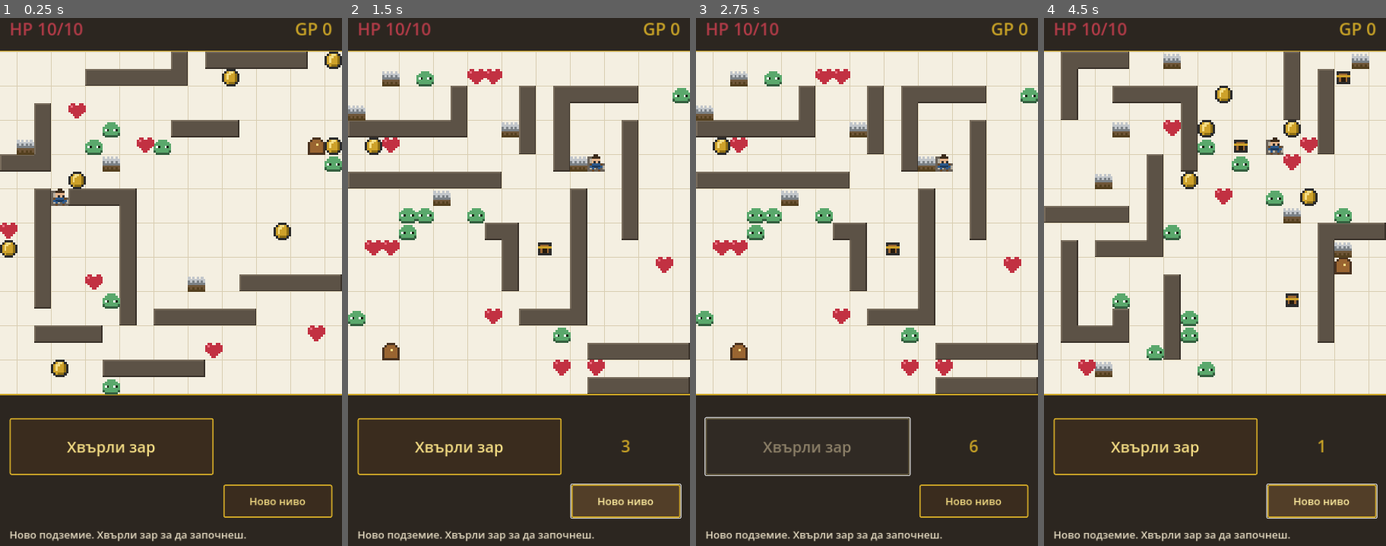
Above: before the commit, frames 1-4 (left to right).
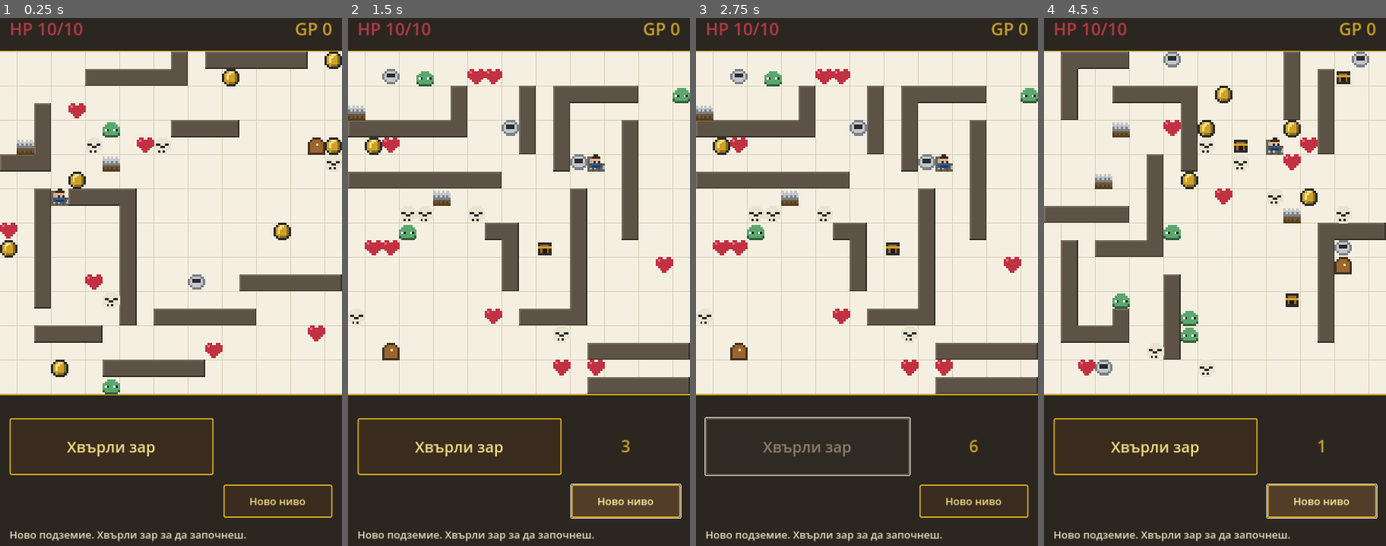
Above: after the commit, the same moments.

Repository: ViliyanSG/paper-dungeon
Game: Godot game, scene res://Main.tscn
The game is run twice, just before and just after one commit, with the same random seed, the same clock (stepped at 60 frames per second) and the same inputs.
Inputs:
- Up to frame 1 (0.25 s): no input
- Up to frame 2 (1.5 s): click "Хвърли зар" at 0.5 s; click "Ново ниво" at 1.25 s
- Up to frame 3 (2.75 s): click "Хвърли зар" at 2 s
- Up to frame 4 (4.5 s): click "Ново ниво" at 2.75 s; click "Хвърли зар" at 3.5 s; click "Ново ниво" at 4.25 s

The runs differ from the first frame. In frame 1, 0.7% of the frame differs, in the area x 24-100%, y 23-56%; in frame 2, 1.0%; in frame 3, 1.0%; in frame 4, 1.3%, in the area x 14-96%, y 6-69%.

Commit message:
Randomize enemy sprite (slime/skull) and trap sprite (spikes/bear-trap) per entity
Co-Authored-By: Claude Opus 4.8 <noreply@anthropic.com>

Diff:
--- a/main.gd
+++ b/main.gd
@@ -32,7 +32,9 @@
 # ---- Pixel sprites (8x8 maps + palette) ----
 const SPRITES := {
 	"enemy": ["........", "..GGGG..", ".GGGGGG.", "GGGGGGGG", "GWBGGWBG", "GGGGGGGG", "EGGGGGGE", ".EEEEEE."],
+	"skull": ["..nnnn..", ".nnnnnn.", "nnnnnnnn", "nKKnnKKn", "nnnKKnnn", "nnnnnnnn", ".nKnKn..", "..nnnn.."],
 	"trap": ["........", "m.m.m.m.", "mmmmmmmm", "MmMmMmMm", "MMMMMMMM", "oooooooo", "OoOoOoOo", "OOOOOOOO"],
+	"beartrap": ["..MMMM..", ".MmmmmM.", "MmKKKKmM", "MmKKKKmM", "MmmmmmmM", ".MmmmmM.", "..MMMM..", "........"],
 	"coin": ["..KKKK..", ".KgyygK.", "KgyyggsK", "KgygggsK", "KgygggsK", "KgggggsK", ".KgsssK.", "..KKKK.."],
 	"heart": [".rr..rr.", "rprrrrrr", "rrrrrrrr", "rrrrrrrr", ".rrrrrr.", "..rrrr..", "...rr...", "........"],
 	"chest": ["........", ".KKKKKK.", ".KwwwwK.", ".gggggg.", ".KwllwK.", ".KwllwK.", ".KKKKKK.", "........"],
@@ -201,7 +203,12 @@
 
 
 func _place(type: String, x: int, y: int, extra: Dictionary = {}) -> void:
-	var e := {"type": type, "pos": Vector2i(x, y), "alive": true, "hp": 1, "atk": 0, "gold": 0}
+	var sprite := type
+	if type == "enemy":
+		sprite = "enemy" if randi() % 2 == 0 else "skull"
+	elif type == "trap":
+		sprite = "trap" if randi() % 2 == 0 else "beartrap"
+	var e := {"type": type, "sprite": sprite, "pos": Vector2i(x, y), "alive": true, "hp": 1, "atk": 0, "gold": 0}
 	for k in extra:
 		e[k] = extra[k]
 	entities.append(e)
@@ -658,7 +665,7 @@
 		if not e.alive:
 			_draw_dead(ctr)
 		else:
-			_draw_sprite(e.type, ctr)
+			_draw_sprite(e.sprite, ctr)
 
 	# movement options (after a roll) — show the full route incl. turns
 	var pc_start := cell_center(player.pos)
